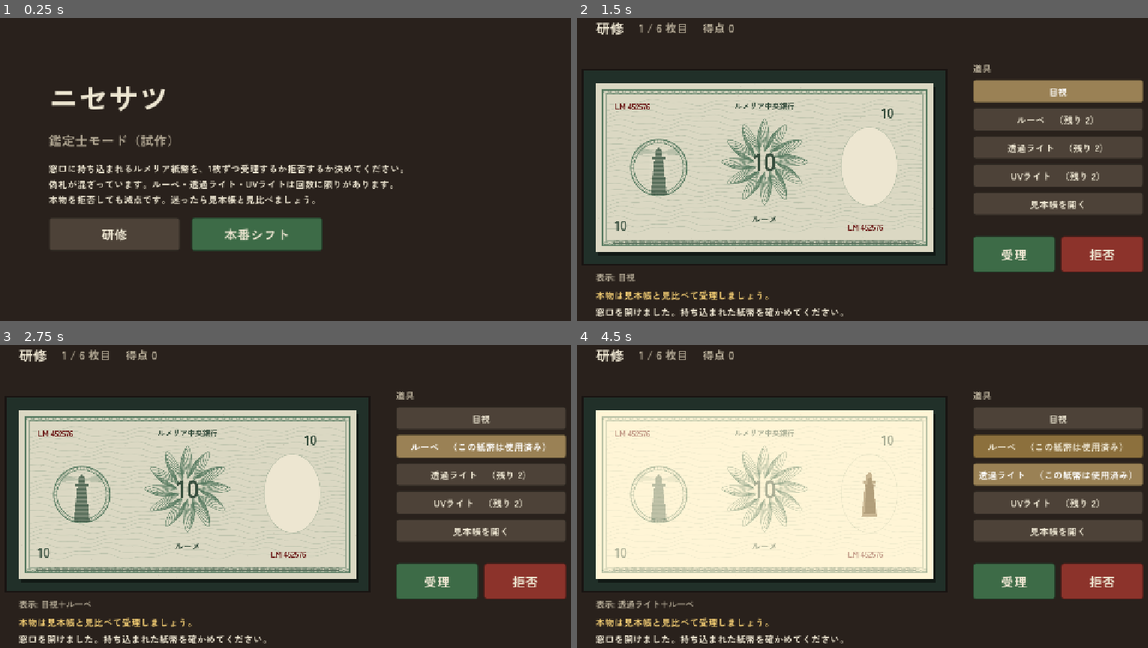
Above: before the commit, frames 1-4 (two rows, left to right).
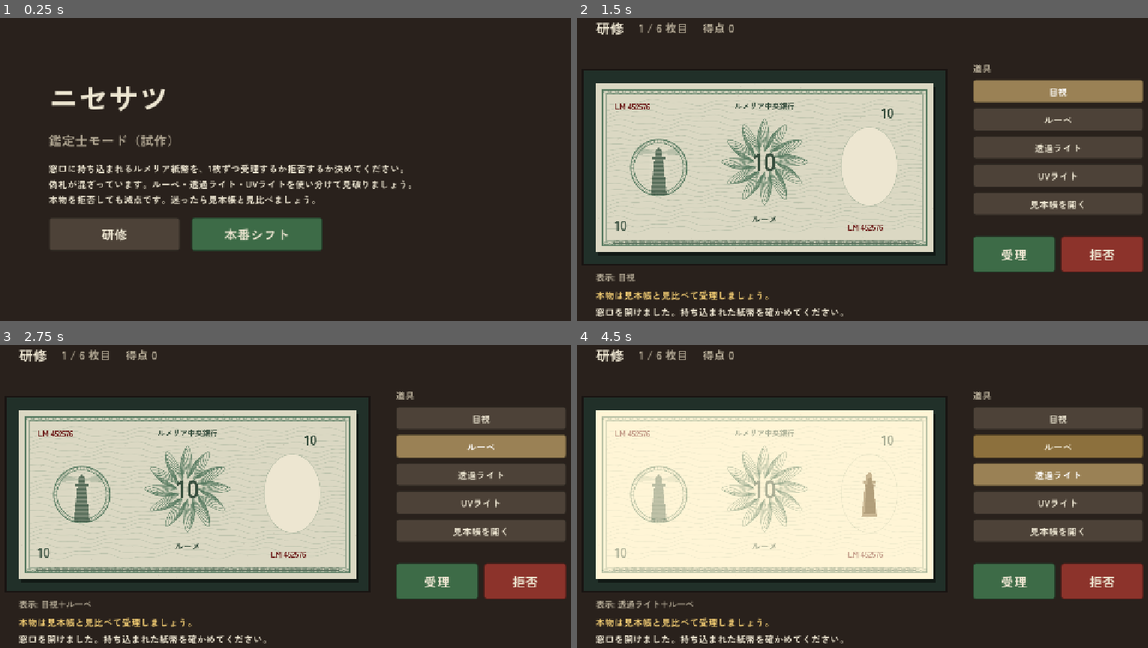
Above: after the commit, the same moments.

Repository: Omezi42/nisesatsu
Game: Godot game, scene res://scenes/main.tscn
Two runs of this game, one before a commit and one after it. Both use one fixed random seed, a clock stepped at 60 frames per second and the inputs below.
Inputs (mouse positions are in pixels of both pictures, inside the frame that each line leads up to):
- Up to frame 1 (0.25 s): no input
- Up to frame 2 (1.5 s): click "研修" at 0.5 s; click "目視" at 1.25 s
- Up to frame 3 (2.75 s): click (479, 444) at 2 s, where only the run before the commit has a clickable "ルーペ （残り 2）"
- Up to frame 4 (4.5 s): click (1056, 444) at 2.75 s, where only the run before the commit has a clickable "ルーペ （この紙幣は使用済み）"; click (1056, 444) at 3.5 s, where only the run after the commit has a clickable "ルーペ"; click (1056, 475) at 4.25 s, where only the run before the commit has a clickable "透過ライト （残り 2）"

The runs differ from the first frame. In frame 1, 0.3% of the frame differs, in the area x 50-73%, y 53-57%; in frame 2, 0.6%; in frame 3, 0.8%; in frame 4, 0.9%, in the area x 70-98%, y 32-54%.

Commit message:
道具の回数制限をなくす: 本番・研修とも無制限に切り替えられる
Co-Authored-By: Claude Opus 5.5 <noreply@anthropic.com>

Diff:
--- a/data/shift_training.tres
+++ b/data/shift_training.tres
@@ -38,19 +38,16 @@
 [sub_resource type="Resource" id="Resource_ipp1v"]
 script = ExtResource("3_gcs0x")
 display_name = "ルーペ"
-uses_per_shift = 2
 
 [sub_resource type="Resource" id="Resource_efx5h"]
 script = ExtResource("3_gcs0x")
 tool = 2
 display_name = "透過ライト"
-uses_per_shift = 2
 
 [sub_resource type="Resource" id="Resource_u185u"]
 script = ExtResource("3_gcs0x")
 tool = 3
 display_name = "UVライト"
-uses_per_shift = 2
 
 [resource]
 script = ExtResource("1_457ka")
--- a/data/tools/backlight.tres
+++ b/data/tools/backlight.tres
@@ -6,4 +6,3 @@
 script = ExtResource("1_qhpk1")
 tool = 2
 display_name = "透過ライト"
-uses_per_shift = 3
--- a/data/tools/loupe.tres
+++ b/data/tools/loupe.tres
@@ -5,4 +5,3 @@
 [resource]
 script = ExtResource("1_6j7kb")
 display_name = "ルーペ"
-uses_per_shift = 4
--- a/data/tools/uv.tres
+++ b/data/tools/uv.tres
@@ -6,4 +6,3 @@
 script = ExtResource("1_bidl8")
 tool = 3
 display_name = "UVライト"
-uses_per_shift = 2
--- a/scripts/core/inspection_shift.gd
+++ b/scripts/core/inspection_shift.gd
@@ -11,9 +11,6 @@
 ## { "note": Banknote, "verdict": GameEnums.Verdict, "points": int, "correct": bool }
 var results: Array[Dictionary] = []
 
-var _uses_left := {}
-var _unlocked := {}
-
 
 func _init(
 	shift_config: ShiftConfig, currency_data: CurrencyData, rng: RandomNumberGenerator
@@ -24,8 +21,6 @@
 		_deal_cpu_bills(rng)
 	else:
 		_deal_scripted_bills(rng)
-	for tool_data in config.tools:
-		_uses_left[tool_data.tool] = tool_data.uses_per_shift
 
 
 func current_bill() -> Banknote:
@@ -49,25 +44,6 @@
 	return current_index >= bills.size()
 
 
-func uses_left(tool: GameEnums.Tool) -> int:
-	return _uses_left.get(tool, 0)
-
-
-func is_unlocked(tool: GameEnums.Tool) -> bool:
-	return tool == GameEnums.Tool.NAKED_EYE or _unlocked.has(tool)
-
-
-## いま見ている紙幣で道具を使えるようにする。使えたら true
-func use_tool(tool: GameEnums.Tool) -> bool:
-	if is_unlocked(tool):
-		return true
-	if uses_left(tool) <= 0:
-		return false
-	_uses_left[tool] -= 1
-	_unlocked[tool] = true
-	return true
-
-
 func judge(verdict: GameEnums.Verdict) -> Dictionary:
 	var note := current_bill()
 	var points := points_for(config, note.is_genuine(), verdict)
@@ -79,7 +55,6 @@
 	results.append(result)
 	score += points
 	current_index += 1
-	_unlocked.clear()
 	return result
 
 
--- a/scripts/data/tool_data.gd
+++ b/scripts/data/tool_data.gd
@@ -3,4 +3,3 @@
 
 @export var tool: GameEnums.Tool = GameEnums.Tool.LOUPE
 @export var display_name := ""
-@export var uses_per_shift := 1
--- a/scripts/ui/inspector_screen.gd
+++ b/scripts/ui/inspector_screen.gd
@@ -36,7 +36,6 @@
 var _book: ReferenceBook
 var _tool_box: VBoxContainer
 var _tool_buttons := {}
-var _tool_names := {}
 var _progress_label: Label
 var _score_label: Label
 var _mode_label: Label
@@ -111,9 +110,6 @@
 		_view.loupe_enabled = false
 		_set_mode(GameEnums.ViewMode.NORMAL)
 		_update_tools()
-		return
-	if not _shift.use_tool(tool):
-		_status_label.text = "%sはもう使えません。" % _tool_names[tool]
 		return
 	match tool:
 		GameEnums.Tool.LOUPE:
@@ -155,12 +151,6 @@
 		var button: Button = _tool_buttons[tool]
 		var active := _is_tool_active(tool)
 		UiKit.set_button_color(button, UiKit.BUTTON_ACTIVE if active else UiKit.BUTTON)
-		if tool == GameEnums.Tool.NAKED_EYE:
-			continue
-		var unlocked := _shift.is_unlocked(tool)
-		var suffix := "この紙幣は使用済み" if unlocked else "残り %d" % _shift.uses_left(tool)
-		button.text = "%s　（%s）" % [_tool_names[tool], suffix]
-		button.disabled = not unlocked and _shift.uses_left(tool) <= 0
 	_mode_label.text = ("表示: %s%s" % [MODE_LABELS[_mode], "＋ルーペ" if _view.loupe_enabled else ""])
 
 
@@ -284,7 +274,6 @@
 	for child in _tool_box.get_children():
 		child.queue_free()
 	_tool_buttons.clear()
-	_tool_names.clear()
 	_add_tool_button(_tool_box, GameEnums.Tool.NAKED_EYE, "目視")
 	for tool_data in _shift.config.tools:
 		_add_tool_button(_tool_box, tool_data.tool, tool_data.display_name)
@@ -295,4 +284,3 @@
 	button.pressed.connect(_on_tool_pressed.bind(tool))
 	parent.add_child(button)
 	_tool_buttons[tool] = button
-	_tool_names[tool] = label_text
--- a/scripts/ui/main.gd
+++ b/scripts/ui/main.gd
@@ -9,7 +9,7 @@
 const TITLE_POS := Vector2(120, 150)
 const RULES := (
 	"窓口に持ち込まれるルメリア紙幣を、1枚ずつ受理するか拒否するか決めてください。\n"
-	+ "偽札が混ざっています。ルーペ・透過ライト・UVライトは回数に限りがあります。\n"
+	+ "偽札が混ざっています。ルーペ・透過ライト・UVライトを使い分けて見破りましょう。\n"
 	+ "本物を拒否しても減点です。迷ったら見本帳と見比べましょう。"
 )
 
--- a/tools/tests/run_tests.gd
+++ b/tools/tests/run_tests.gd
@@ -74,19 +74,9 @@
 
 
 func _test_tools() -> void:
-	var shift := InspectionShift.new(_config, _currency, _rng(3))
-	var loupe := GameEnums.Tool.LOUPE
-	var start := shift.uses_left(loupe)
-	_check(shift.is_unlocked(GameEnums.Tool.NAKED_EYE), "目視は常に使える")
-	_check(shift.use_tool(loupe), "ルーペを使える")
-	_check(shift.use_tool(loupe), "同じ紙幣では再度使っても減らない")
-	_check(shift.uses_left(loupe) == start - 1, "ルーペの残りが1減る")
-	shift.judge(GameEnums.Verdict.ACCEPT)
-	_check(not shift.is_unlocked(loupe), "次の紙幣では使い直しが要る")
-	for i in start:
-		shift.use_tool(loupe)
-		shift.judge(GameEnums.Verdict.ACCEPT)
-	_check(not shift.use_tool(loupe), "使い切ったら使えない")
+	for tool_data in _config.tools:
+		_check(tool_data.tool != GameEnums.Tool.NAKED_EYE, "目視は道具の一覧に入れない")
+		_check(not tool_data.display_name.is_empty(), "道具に表示名がある")
 
 
 func _test_scoring() -> void:
Not shown, changed: docs/Architecture.md
Not shown, changed: docs/GameDesign.md
Not shown, changed: docs/TODO.md
